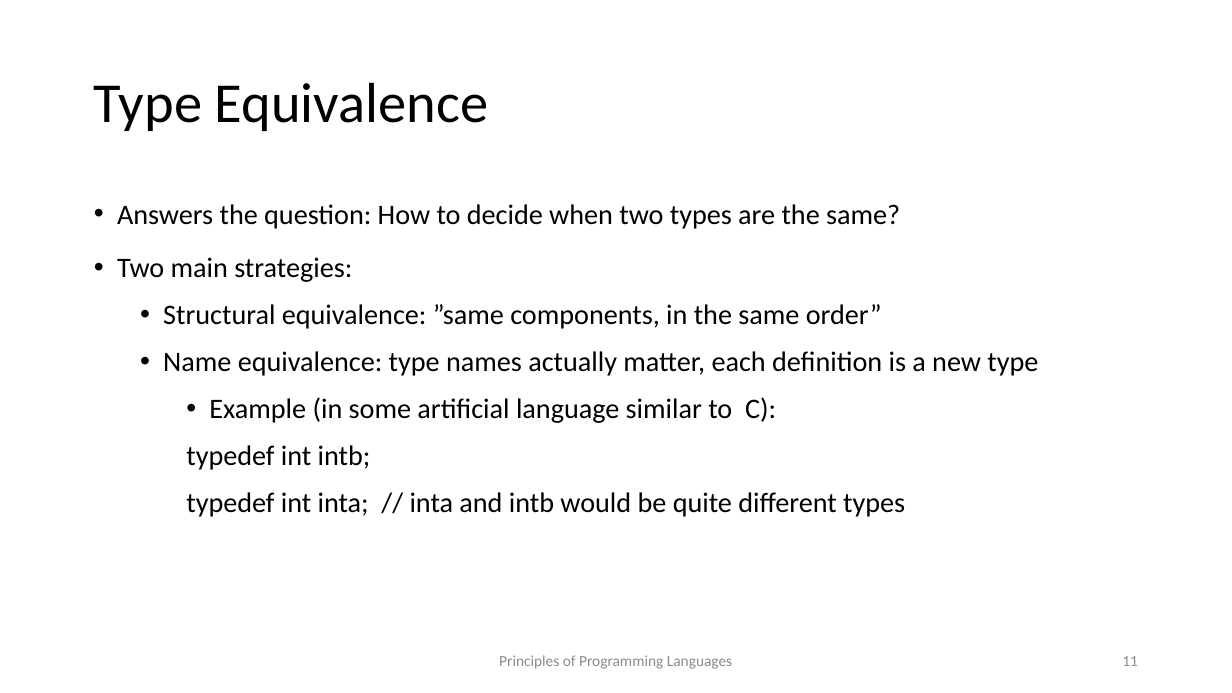
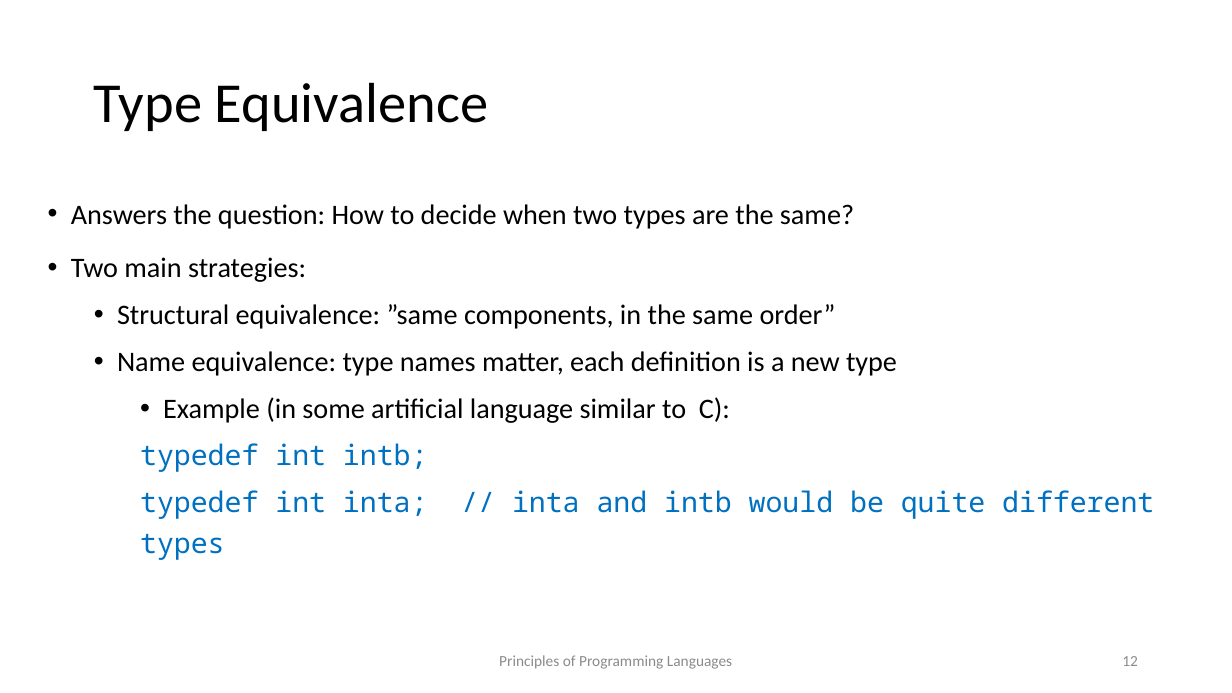
Before and after one commit to kongm/pl-design, a slide deck: slide 12 of C7-TypeSystems.pptx (slide 11 before the commit). Drawn at 1232x693 pixels with LibreOffice and Linux fonts; fonts in the diff are those of the drawing. Boxes give left, top, right and bottom in pixels: in the first picture for what was removed or moved away, otherwise in the second. Text is boxed around its words. In the diff, an @@ line names an element or a change of style, - is before the commit and + after.

```diff
--- a/C7-TypeSystems.pptx
+++ b/C7-TypeSystems.pptx
@@ text "Answers the question: How to ...": place and size @@
-text "Answers the question: How to ..." at (117, 204, 1038, 517)
+text "Answers the question: How to ..." at (71, 204, 1154, 519)
@@ text at (117, 351, 897, 376): text changed @@
-  • Name equivalence: type names actually matter, each definition is a new type
+  • Name equivalence: type names matter, each definition is a new type
@@ text at (140, 443, 1154, 519): font Calibri to Noto Sans Mono, text colour #000000 to #0070C0 in "typedef int intb;", "typedef int inta; // inta and intb ..." @@
@@ page number at (1122, 656, 1138, 666): text changed @@
-11
+12
```
Also in this commit, not shown: 15 other slides changed, 4 slides added, 32 other files.
